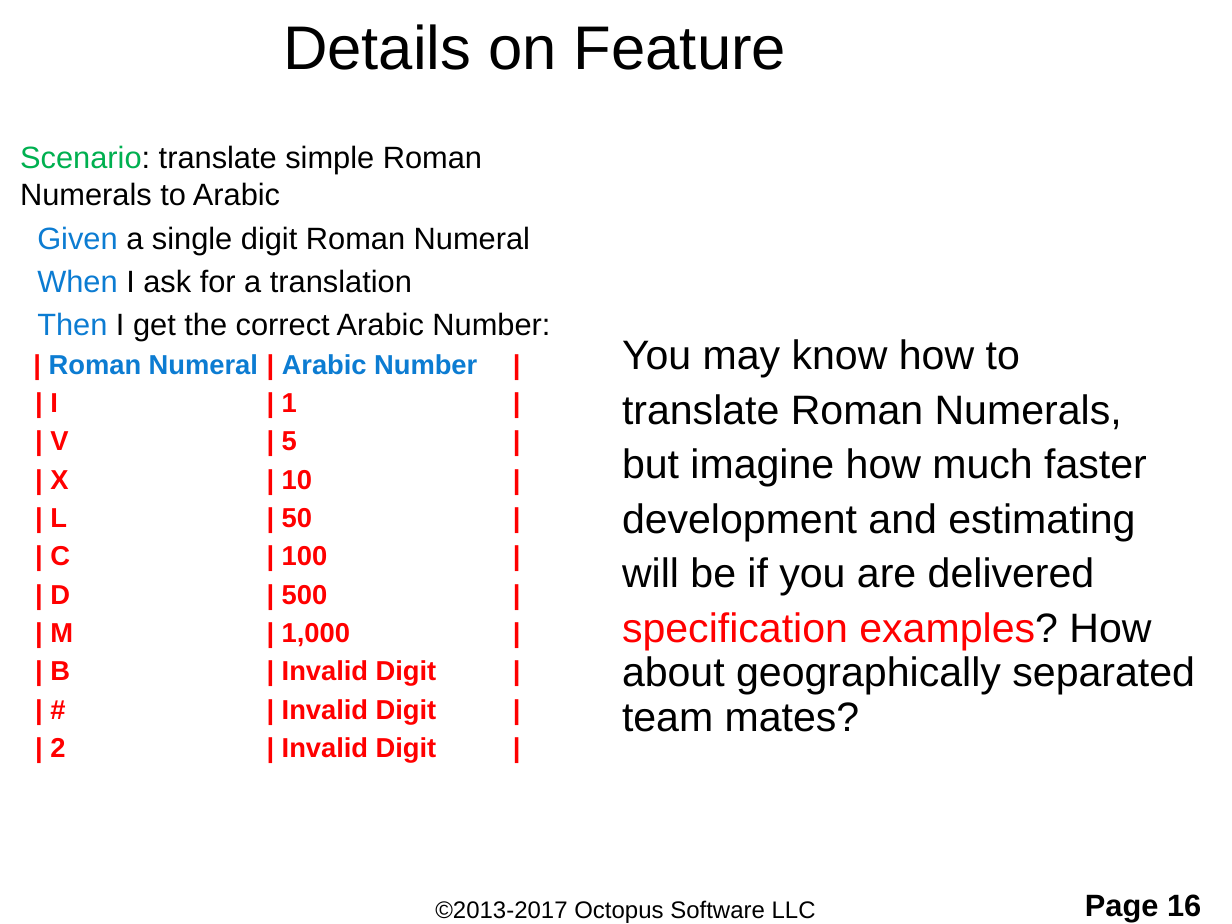
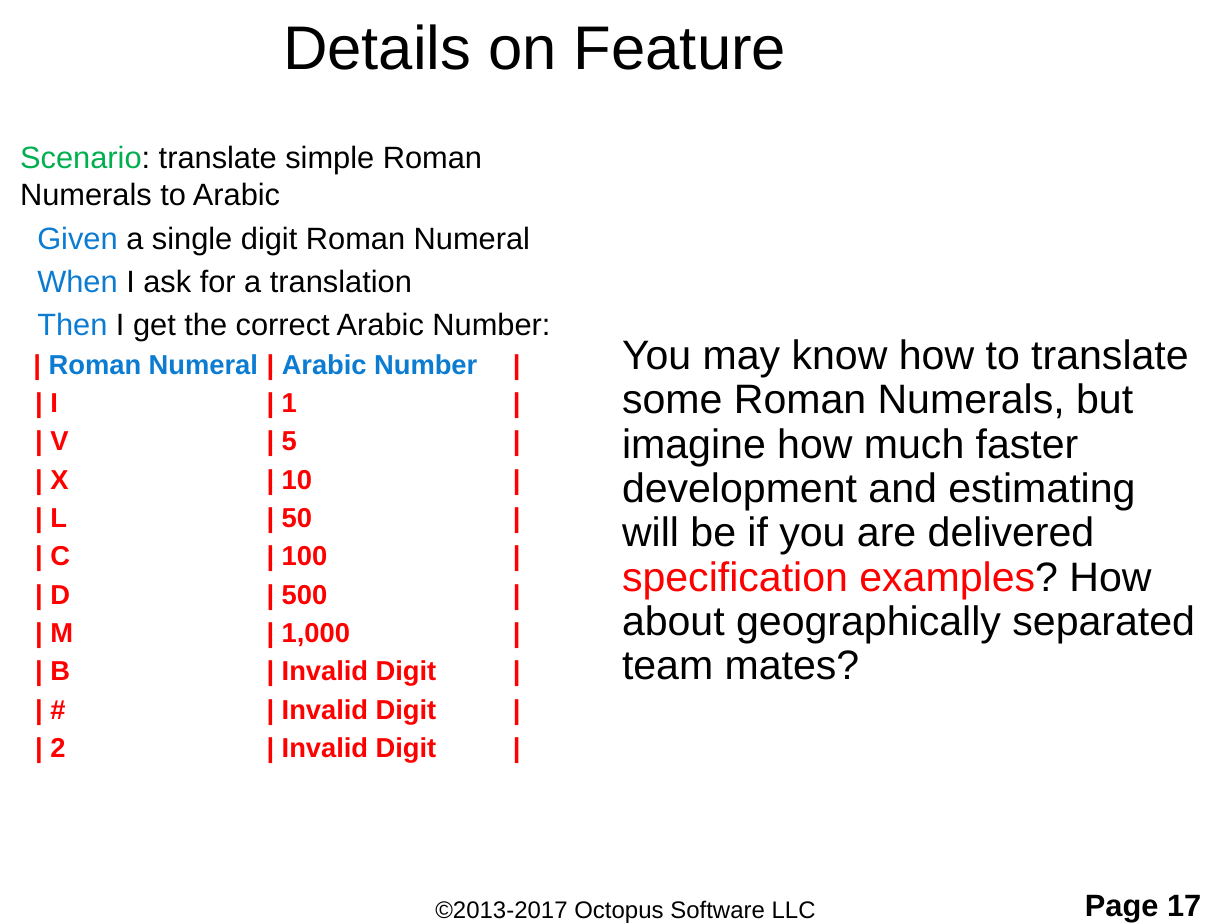
Before and after one commit to ShaneOctopus/RomanConversionStarting, a slide deck: slide 17 of workingFiles/TDD and BDD.pptx (slide 16 before the commit). Drawn at 1232x924 pixels with LibreOffice and Linux fonts; fonts in the diff are those of the drawing; background and template pictures are left out. Boxes give left, top, right and bottom in pixels: in the first picture for what was removed or moved away, otherwise in the second. Text is boxed around its words. In the diff, an @@ line names an element or a change of style, - is before the commit and + after.

```diff
--- a/workingFiles/TDD and BDD.pptx
+++ b/workingFiles/TDD and BDD.pptx
@@ text at box(622, 339, 1195, 680): text changed @@
-You may know how to
-translate Roman Numerals,
-but imagine how much faster
-development and estimating
-will be if you are delivered
-specification examples? How about geographically separated team mates?
+You may know how to translate some Roman Numerals, but imagine how much faster development and estimating will be if you are delivered specification examples? How about geographically separated team mates?
@@ page number at box(1085, 894, 1201, 921): text changed @@
-Page 16
+Page 17
```
Also in this commit, not shown: 13 other slides changed, 1 slide added, 1 other file.
